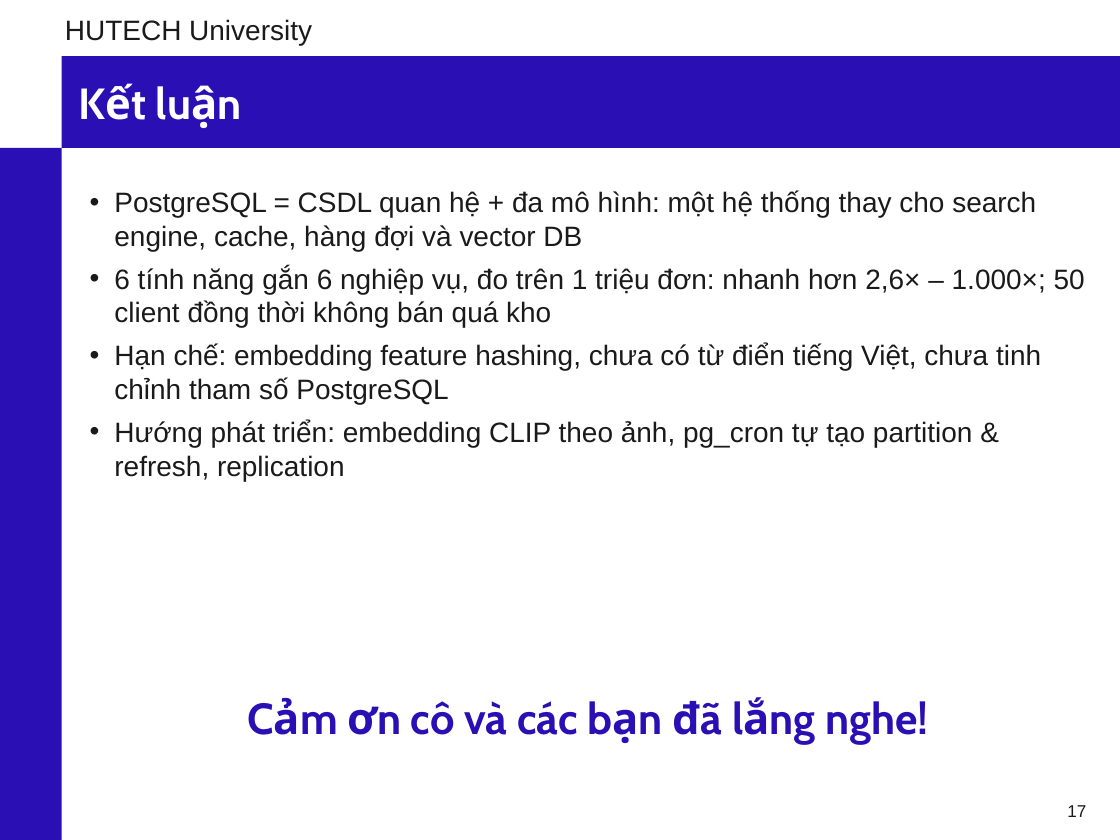
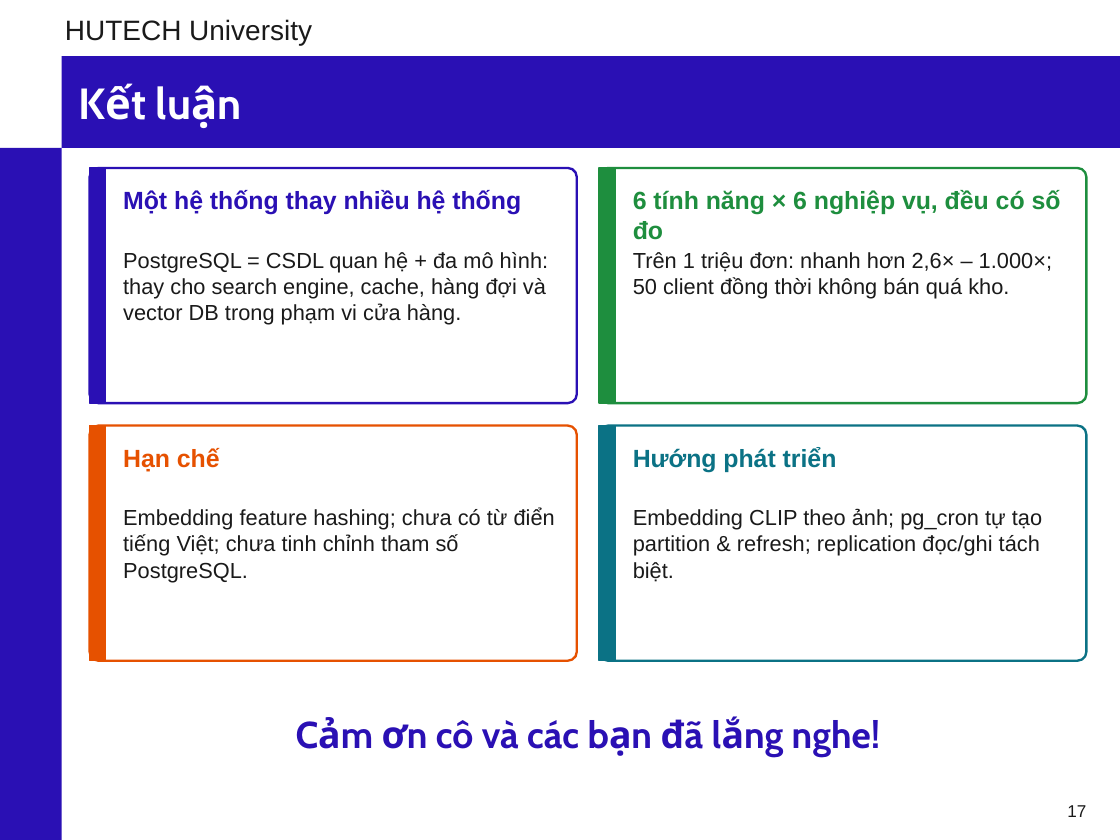
Before and after one commit to phunganhtuan123/master-csdl, a slide deck: slide 17 of docs/Slide_CSDL_Nhom6_PostgreSQL.pptx. Drawn at 1120x840 pixels with LibreOffice and Linux fonts; fonts in the diff are those of the drawing; background and template pictures are left out. Boxes give left, top, right and bottom in pixels: in the first picture for what was removed or moved away, otherwise in the second. Text is boxed around its words. In the diff, an @@ line names an element or a change of style, - is before the commit and + after.

Commit message:
Slide bố cục mới, tiểu luận theo template lớp, COMMANDS.md; dọn file thừa

```diff
--- a/docs/Slide_CSDL_Nhom6_PostgreSQL.pptx
+++ b/docs/Slide_CSDL_Nhom6_PostgreSQL.pptx
@@ rounded rectangle added at [90, 168, 577, 403], fill #FFFFFF, outline #2A10B4 1.5 pt @@
@@ rectangle added at [90, 168, 105, 403], fill #2A10B4, outline #2A10B4 1 pt @@
@@ rounded rectangle added at [599, 168, 1086, 403], fill #FFFFFF, outline #1E8E3E 1.5 pt @@
@@ rectangle added at [599, 168, 615, 403], fill #1E8E3E, outline #1E8E3E 1 pt @@
@@ text removed at [114, 190, 1085, 481] @@
-• PostgreSQL = CSDL quan hệ + đa mô hình: một hệ thống thay cho search engine, cache, hàng đợi và vector DB
-• 6 tính năng gắn 6 nghiệp vụ, đo trên 1 triệu đơn: nhanh hơn 2,6× – 1.000×; 50 client đồng thời không bán quá kho
-• Hạn chế: embedding feature hashing, chưa có từ điển tiếng Việt, chưa tinh chỉnh tham số PostgreSQL
-• Hướng phát triển: embedding CLIP theo ảnh, pg_cron tự tạo partition & refresh, replication
@@ text added at [123, 190, 521, 215], 16 pt, text #2A10B4, bold @@
+Một hệ thống thay nhiều hệ thống
@@ text added at [633, 190, 1061, 240], 16 pt, text #1E8E3E, bold @@
+6 tính năng × 6 nghiệp vụ, đều có số đo
@@ text added at [123, 252, 548, 325], 14 pt, text #1A1A1A @@
+PostgreSQL = CSDL quan hệ + đa mô hình: thay cho search engine, cache, hàng đợi và vector DB trong phạm vi cửa hàng.
@@ text added at [633, 252, 1052, 299], 14 pt, text #1A1A1A @@
+Trên 1 triệu đơn: nhanh hơn 2,6× – 1.000×; 50 client đồng thời không bán quá kho.
@@ rounded rectangle added at [90, 426, 577, 661], fill #FFFFFF, outline #E65100 1.5 pt @@
@@ rectangle added at [90, 426, 105, 661], fill #E65100, outline #E65100 1 pt @@
@@ text added at [123, 448, 220, 472], 16 pt, text #E65100, bold @@
+Hạn chế
@@ rounded rectangle added at [599, 426, 1086, 661], fill #FFFFFF, outline #0B7285 1.5 pt @@
@@ rectangle added at [599, 426, 615, 661], fill #0B7285, outline #0B7285 1 pt @@
@@ text added at [633, 447, 837, 473], 16 pt, text #0B7285, bold @@
+Hướng phát triển
@@ text added at [123, 508, 555, 582], 14 pt, text #1A1A1A @@
+Embedding feature hashing; chưa có từ điển tiếng Việt; chưa tinh chỉnh tham số PostgreSQL.
@@ text added at [633, 508, 1042, 582], 14 pt, text #1A1A1A @@
+Embedding CLIP theo ảnh; pg_cron tự tạo partition & refresh; replication đọc/ghi tách biệt.
@@ text "Cảm ơn cô và các ...": place and size @@
-text "Cảm ơn cô và các ..." at [411, 701, 929, 744]
+text "Cảm ơn cô và các ..." at [436, 720, 880, 756]
@@ text "Cảm ơn cô và các ..." at [436, 720, 880, 756]: size 28 to 24 pt @@
```
Also in this commit, not shown: 15 other slides changed, 1 slide added, 1 slide removed, 43 other files.
